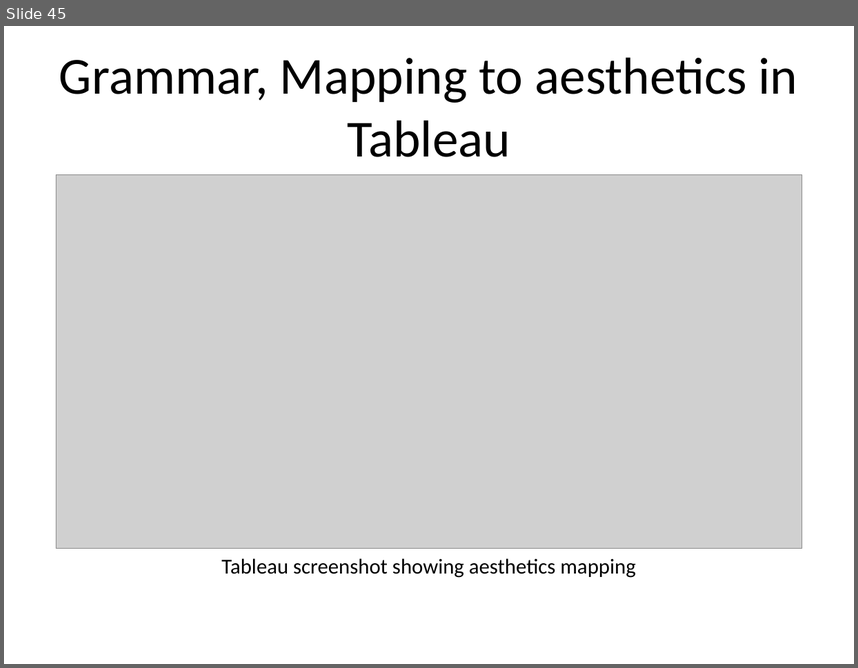
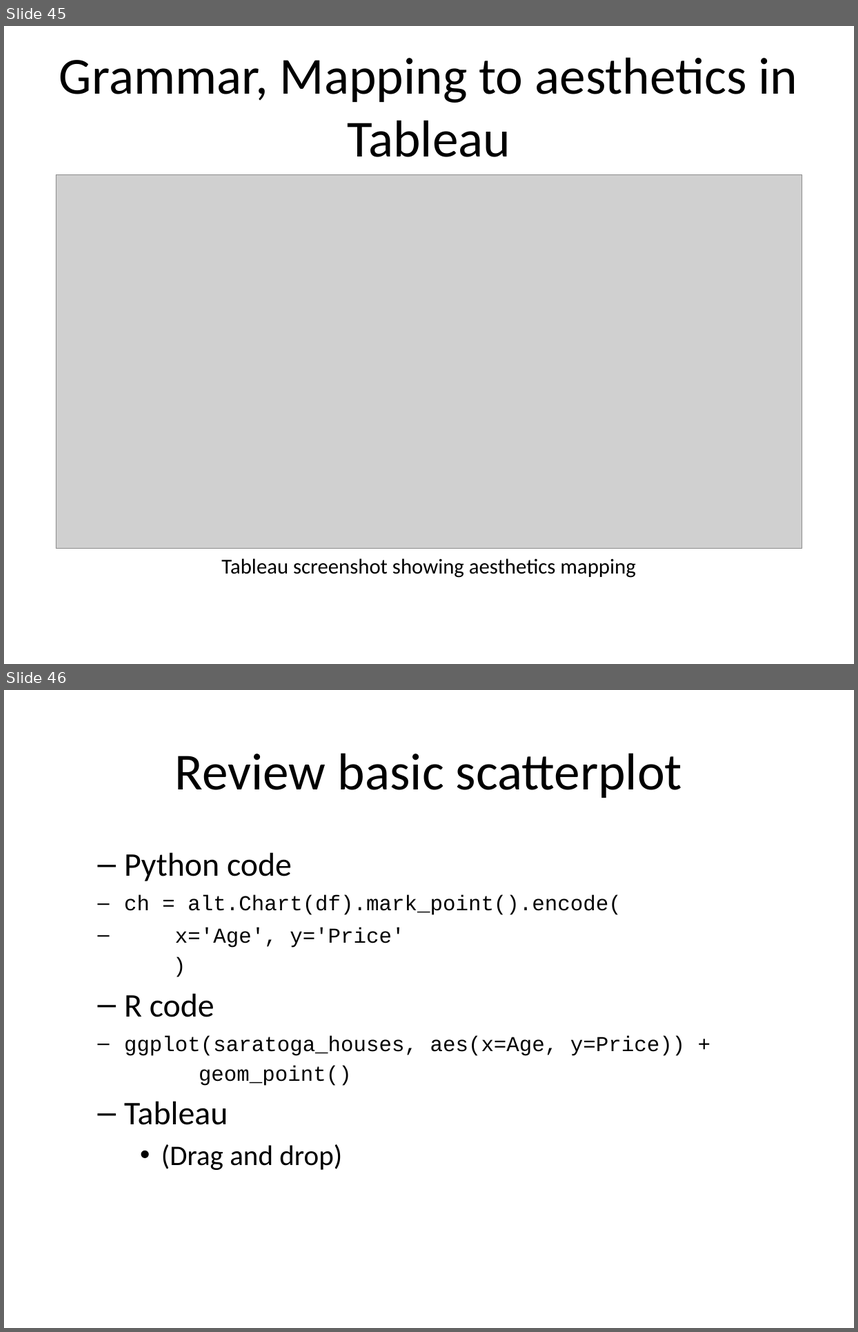
Before and after one commit to pmean/data-visualization, a slide deck: data-viz-01/src/complete-lecture.pptx. Shown one above the other, each under a label of ours: slide 45 before the commit, slides 45 and 46 after it. The pictures are 858x668 and 858x1332 pixels, drawn with LibreOffice and Linux fonts; fonts in the diff are those of the drawing; grey boxes stand for pictures. Boxes give left, top, right and bottom in pixels: in the first picture for what was removed or moved away, otherwise in the second. Text is boxed around its words. In the diff, an @@ line names an element or a change of style, - is before the commit and + after.

```diff
--- a/data-viz-01/src/complete-lecture.pptx
+++ b/data-viz-01/src/complete-lecture.pptx
@@ slide 46 added at box(4, 690, 854, 1328), background #FFFFFF @@
@@ title added at box(175, 753, 682, 798), 44 pt, text #000000 @@
+Review basic scatterplot
@@ text added at box(124, 852, 685, 1170), 18 pt, text #000000 @@
+  – Python code
+ch = alt.Chart(df).mark_point().encode(
+x='Age', y='Price'
+)
+  – R code
+ggplot(saratoga_houses, aes(x=Age, y=Price)) +
+geom_point()
+  – Tableau
+    • (Drag and drop)
```
Also in this commit, not shown: 36 other slides added, 22 other files.
